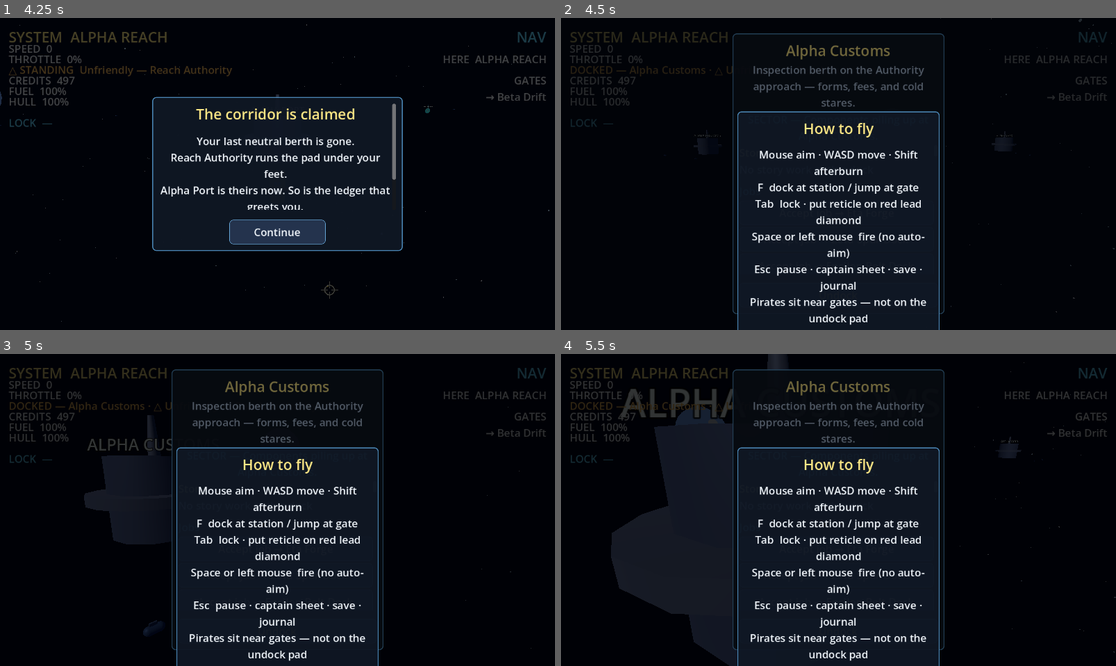
Above: before the commit, frames 1-4 (two rows, left to right).
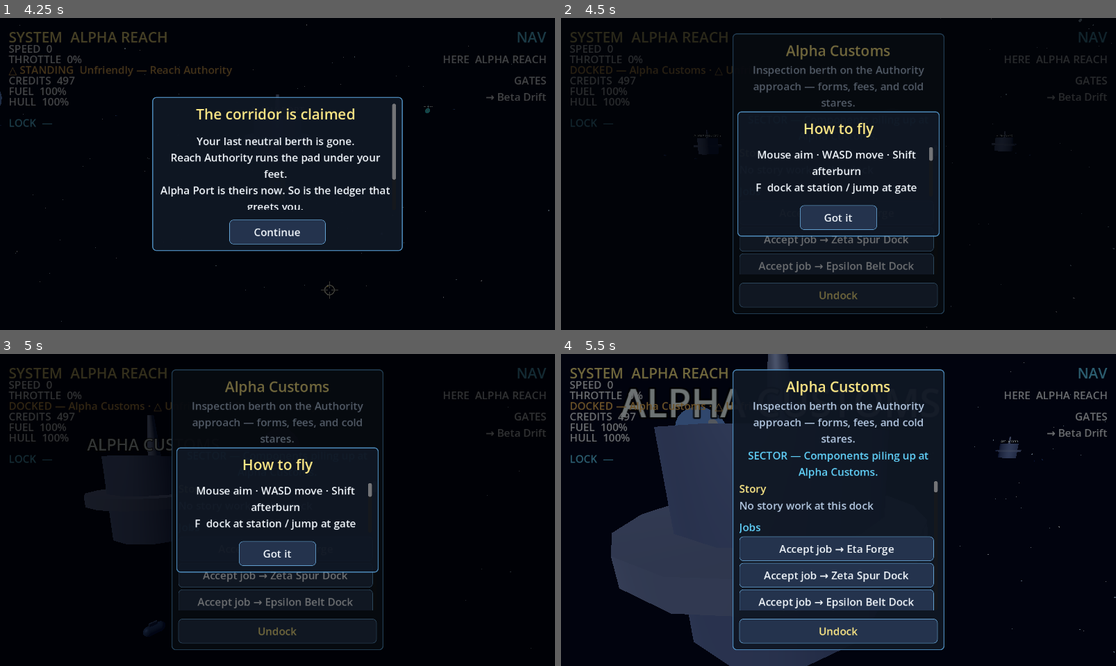
Above: after the commit, the same moments.

Repository: elmillgoa/Draywar-Alpha
Game: Godot game, scene res://src/Main.tscn
Two runs of this game, one before a commit and one after it. Both use one fixed random seed, a clock stepped at 60 frames per second and the inputs below.
Inputs:
- Up to frame 1 (4.25 s): click "New Game" at 0.5 s; click "Stateless Charterfall refugee…" at 1.25 s; click "Merchant marine Legitimate fr…" at 2 s; click "Cancelled charter Authority s…" at 2.75 s; click "Confirm" at 3.5 s
- Up to frame 2 (4.5 s): click "Continue" at 4.25 s
- Up to frame 3 (5 s): no input
- Up to frame 4 (5.5 s): click "Accept job → Eta Forge" at 5 s

Frame 1 is identical in both runs. In frame 2, 6.5% of the frame differs, in the area x 31-69%, y 41-100%; in frame 3, 6.5%; in frame 4, 30%, in the area x 1-100%, y 0-100%.

Commit message:
REPAIR-1: new-game tip dismiss fits shipping window
Cap the How to fly panel to design height with a scrollable body so Got it
stays on screen at 1152x648. Escape dismisses via hide_tip. Regression tests
cover layout at shipping size and Escape close.

Diff:
--- a/src/data/balance/BalanceSession.gd
+++ b/src/data/balance/BalanceSession.gd
@@ -190,6 +190,8 @@
 const NEW_GAME_TIP_HEIGHT: float = 260.0
 const NEW_GAME_TIP_HALF_WIDTH: float = 210.0
 const NEW_GAME_TIP_HALF_HEIGHT: float = 130.0
+## Center panel offsets from half-size (width * factor) when clamping to viewport.
+const NEW_GAME_TIP_CENTER_HALF: float = 0.5
 const NEW_GAME_TIP_BUTTON_WIDTH: float = 160.0
 const NEW_GAME_TIP_BUTTON_HEIGHT: float = 40.0
 const NEW_GAME_TIP_SPACER: float = 10.0
--- a/src/ui/session/NewGameTip.gd
+++ b/src/ui/session/NewGameTip.gd
@@ -4,6 +4,7 @@
 ## Dismissible control tip shown once on New Game — Path C B5.
 ##
 ## Implements: Alpha/ALPHA_DECISION_PHASE_PLAN.md B5
+## REPAIR-1: panel stays within budget height; body scrolls; Escape dismisses.
 ##
 ## Constants live in BalanceSession. No new EventBus signals (local dismiss).
 
@@ -15,10 +16,14 @@
 	layer = BalanceSession.NEW_GAME_TIP_CANVAS_LAYER
 	visible = false
 	_build_ui()
+	if not get_viewport().size_changed.is_connected(_fit_panel_to_viewport):
+		get_viewport().size_changed.connect(_fit_panel_to_viewport)
+	_fit_panel_to_viewport()
 
 
 ## Show the tip (call after a new career boots into play).
 func show_tip() -> void:
+	_fit_panel_to_viewport()
 	_open = true
 	visible = true
 
@@ -32,6 +37,28 @@
 ## Whether the tip is currently on screen.
 func is_open() -> bool:
 	return _open and visible
+
+
+func _unhandled_input(event: InputEvent) -> void:
+	if not _open or not visible:
+		return
+	var key_event: InputEventKey = event as InputEventKey
+	if (
+		key_event != null
+		and key_event.pressed
+		and not key_event.echo
+		and (key_event.physical_keycode == KEY_ESCAPE or key_event.keycode == KEY_ESCAPE)
+	):
+		hide_tip()
+		get_viewport().set_input_as_handled()
+		return
+	# Production binds Escape to pause_menu; only probe when the map exists.
+	if (
+		InputMap.has_action(BalanceSession.ACTION_PAUSE)
+		and event.is_action_pressed(BalanceSession.ACTION_PAUSE)
+	):
+		hide_tip()
+		get_viewport().set_input_as_handled()
 
 
 func _build_ui() -> void:
@@ -58,39 +85,78 @@
 	_panel.offset_bottom = BalanceSession.NEW_GAME_TIP_HALF_HEIGHT
 	root.add_child(_panel)
 
-	var layout: VBoxContainer = VBoxContainer.new()
-	layout.alignment = BoxContainer.ALIGNMENT_CENTER
-	_panel.add_child(layout)
+	# Title + scroll body + pinned dismiss (footer always on screen).
+	var outer: VBoxContainer = VBoxContainer.new()
+	outer.alignment = BoxContainer.ALIGNMENT_BEGIN
+	outer.size_flags_horizontal = Control.SIZE_EXPAND_FILL
+	outer.size_flags_vertical = Control.SIZE_EXPAND_FILL
+	_panel.add_child(outer)
 
 	var title: Label = Label.new()
 	title.add_theme_font_size_override("font_size", BalanceFlight.HUD_TITLE_FONT_SIZE)
 	title.add_theme_color_override("font_color", BalanceUi.TITLE_COLOR)
 	title.horizontal_alignment = HORIZONTAL_ALIGNMENT_CENTER
+	title.size_flags_vertical = Control.SIZE_SHRINK_BEGIN
 	title.text = BalanceSession.NEW_GAME_TIP_TITLE
-	layout.add_child(title)
+	outer.add_child(title)
 
 	var spacer: Control = Control.new()
 	spacer.custom_minimum_size = Vector2(0.0, BalanceSession.NEW_GAME_TIP_SPACER)
-	layout.add_child(spacer)
+	spacer.size_flags_vertical = Control.SIZE_SHRINK_BEGIN
+	outer.add_child(spacer)
+
+	var scroll: ScrollContainer = ScrollContainer.new()
+	scroll.size_flags_horizontal = Control.SIZE_EXPAND_FILL
+	scroll.size_flags_vertical = Control.SIZE_EXPAND_FILL
+	scroll.horizontal_scroll_mode = ScrollContainer.SCROLL_MODE_DISABLED
+	scroll.vertical_scroll_mode = ScrollContainer.SCROLL_MODE_AUTO
+	outer.add_child(scroll)
 
 	var body: Label = Label.new()
 	body.add_theme_color_override("font_color", BalanceUi.FONT_COLOR)
 	body.horizontal_alignment = HORIZONTAL_ALIGNMENT_CENTER
 	body.autowrap_mode = TextServer.AUTOWRAP_WORD_SMART
+	body.size_flags_horizontal = Control.SIZE_EXPAND_FILL
+	body.size_flags_vertical = Control.SIZE_SHRINK_BEGIN
 	body.text = BalanceSession.NEW_GAME_TIP_BODY
-	layout.add_child(body)
+	scroll.add_child(body)
 
 	var spacer2: Control = Control.new()
 	spacer2.custom_minimum_size = Vector2(0.0, BalanceSession.NEW_GAME_TIP_SPACER)
-	layout.add_child(spacer2)
+	spacer2.size_flags_vertical = Control.SIZE_SHRINK_BEGIN
+	outer.add_child(spacer2)
 
 	var dismiss: Button = Button.new()
 	dismiss.text = BalanceSession.NEW_GAME_TIP_DISMISS
 	dismiss.custom_minimum_size = Vector2(
 		BalanceSession.NEW_GAME_TIP_BUTTON_WIDTH, BalanceSession.NEW_GAME_TIP_BUTTON_HEIGHT
 	)
+	dismiss.size_flags_horizontal = Control.SIZE_SHRINK_CENTER
+	dismiss.size_flags_vertical = Control.SIZE_SHRINK_BEGIN
 	dismiss.pressed.connect(_on_dismiss_pressed)
-	layout.add_child(dismiss)
+	outer.add_child(dismiss)
+
+
+## Cap the panel to the design height (and viewport) so Got it never sits off-screen.
+func _fit_panel_to_viewport() -> void:
+	if _panel == null:
+		return
+	var vp: Vector2 = get_viewport().get_visible_rect().size
+	if vp.x <= 1.0 or vp.y <= 1.0:
+		return
+	# Design budget is the max; shrink further only if the window is smaller.
+	var w: float = BalanceSession.NEW_GAME_TIP_WIDTH
+	var h: float = BalanceSession.NEW_GAME_TIP_HEIGHT
+	if vp.x > 1.0:
+		w = minf(w, vp.x)
+	if vp.y > 1.0:
+		h = minf(h, vp.y)
+	var half: float = BalanceSession.NEW_GAME_TIP_CENTER_HALF
+	_panel.custom_minimum_size = Vector2(w, h)
+	_panel.offset_left = -w * half
+	_panel.offset_top = -h * half
+	_panel.offset_right = w * half
+	_panel.offset_bottom = h * half
 
 
 func _on_dismiss_pressed() -> void:
--- a/tests/test_b5_content.gd
+++ b/tests/test_b5_content.gd
@@ -192,6 +192,60 @@
 	assert_false(tip.is_open())
 
 
+## REPAIR-1: dismiss must stay on-screen at the shipping window size (1152×648).
+func test_new_game_tip_dismiss_fits_shipping_window() -> void:
+	const SHIP_W: int = 1152
+	const SHIP_H: int = 648
+	var tip: NewGameTip = NewGameTip.new()
+	add_child_autofree(tip)
+	await get_tree().process_frame
+
+	# Force the shipping default window so layout is measured at the bug size.
+	var win: Window = tip.get_window()
+	assert_ne(win, null, "tip must be under a Window")
+	var prev_size: Vector2i = win.size
+	win.size = Vector2i(SHIP_W, SHIP_H)
+	await get_tree().process_frame
+
+	tip.show_tip()
+	# Two frames: fit + container layout settle.
+	await get_tree().process_frame
+	await get_tree().process_frame
+
+	var dismiss: Button = _find_button_with_text(tip, BalanceSession.NEW_GAME_TIP_DISMISS)
+	assert_ne(dismiss, null, "Got it button exists")
+	var rect: Rect2 = dismiss.get_global_rect()
+	var vp_h: float = float(tip.get_viewport().get_visible_rect().size.y)
+	assert_lte(
+		rect.end.y,
+		vp_h,
+		(
+			"dismiss bottom must be on-screen at %dx%d (was y=%.1f vp=%.1f)"
+			% [SHIP_W, SHIP_H, rect.end.y, vp_h]
+		)
+	)
+	assert_gte(rect.position.y, 0.0, "dismiss top must be on-screen")
+	assert_true(tip.is_open(), "tip still open until dismissed")
+	win.size = prev_size
+
+
+## REPAIR-1: Escape closes the tip via hide_tip().
+func test_new_game_tip_escape_dismisses() -> void:
+	var tip: NewGameTip = NewGameTip.new()
+	add_child_autofree(tip)
+	await get_tree().process_frame
+	tip.show_tip()
+	assert_true(tip.is_open())
+
+	var escape: InputEventKey = InputEventKey.new()
+	escape.keycode = KEY_ESCAPE
+	escape.physical_keycode = KEY_ESCAPE
+	escape.pressed = true
+	tip._unhandled_input(escape)
+	await get_tree().process_frame
+	assert_false(tip.is_open(), "Escape must call hide_tip")
+
+
 func test_station_flavor_present() -> void:
 	for id: StringName in ContentLibrary.ids_in(&"stations"):
 		var station: Station = ContentLibrary.item(id) as Station
Not shown, changed: docs/journal/027-2026-08-04.md
Not shown, changed: docs/state.md
